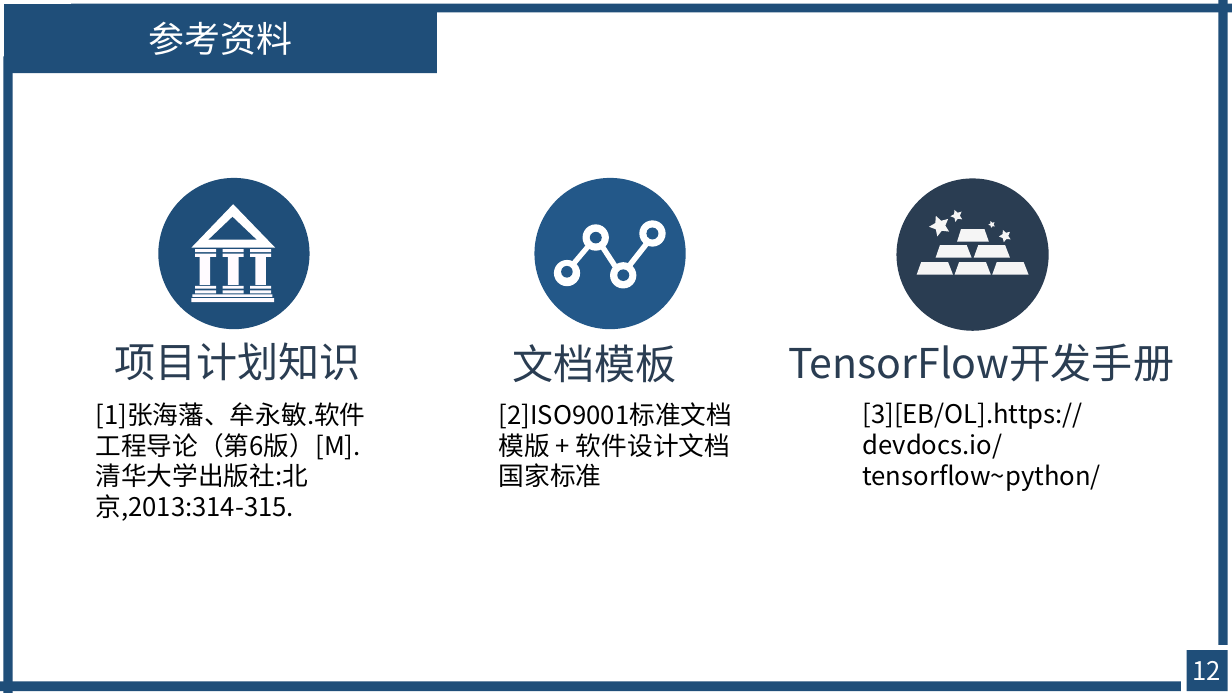
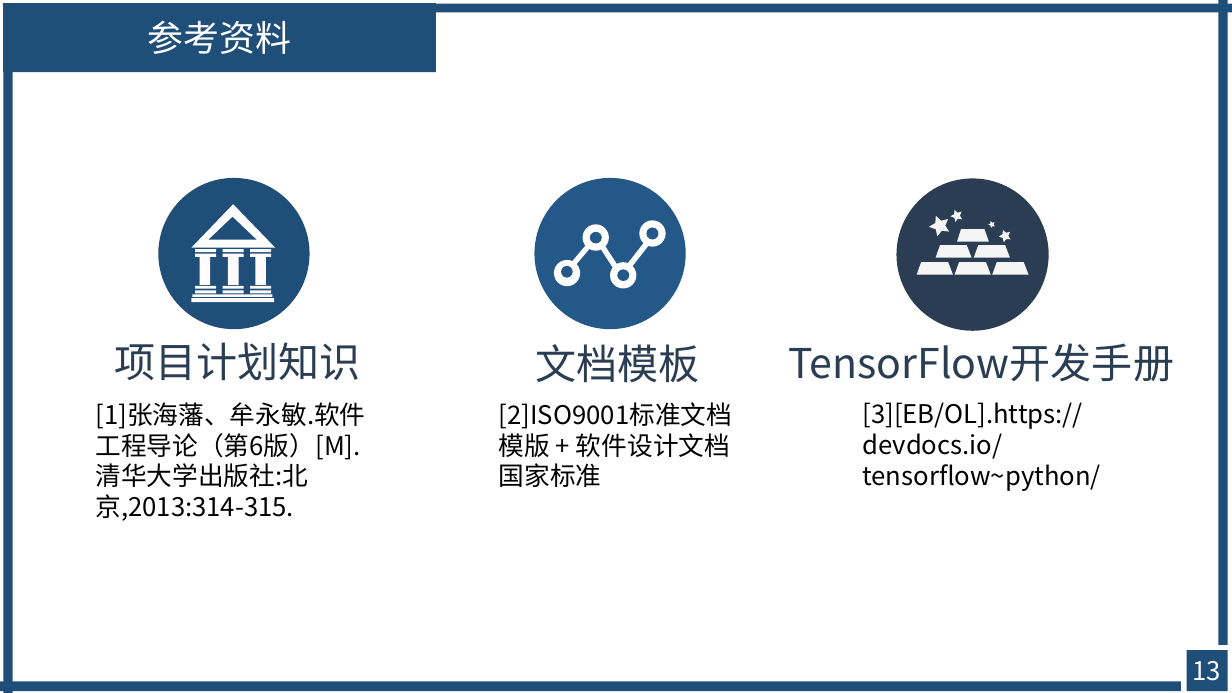
Before and after one commit to avgstuBoboge/SE2020-document, a slide deck: slide 13 of ppt/SE2020-G16-项目计划.ppt (slide 12 before the commit). Drawn at 1232x693 pixels with LibreOffice and Linux fonts; fonts in the diff are those of the drawing. Boxes give left, top, right and bottom in pixels: in the first picture for what was removed or moved away, otherwise in the second. Text is boxed around its words. In the diff, an @@ line names an element or a change of style, - is before the commit and + after.

```diff
--- a/ppt/SE2020-G16-项目计划.ppt
+++ b/ppt/SE2020-G16-项目计划.ppt
@@ text "文档模板": place and size @@
-text "文档模板" at <box>512,344,676,383</box>
+text "文档模板" at <box>535,344,699,383</box>
@@ text "文档模板" at <box>535,344,699,383</box>: indent changed @@
@@ page number at <box>1193,661,1222,681</box>: text changed @@
-12
+13
```
Also in this commit, not shown: 5 other slides changed, 1 slide added, 13 slides removed.
